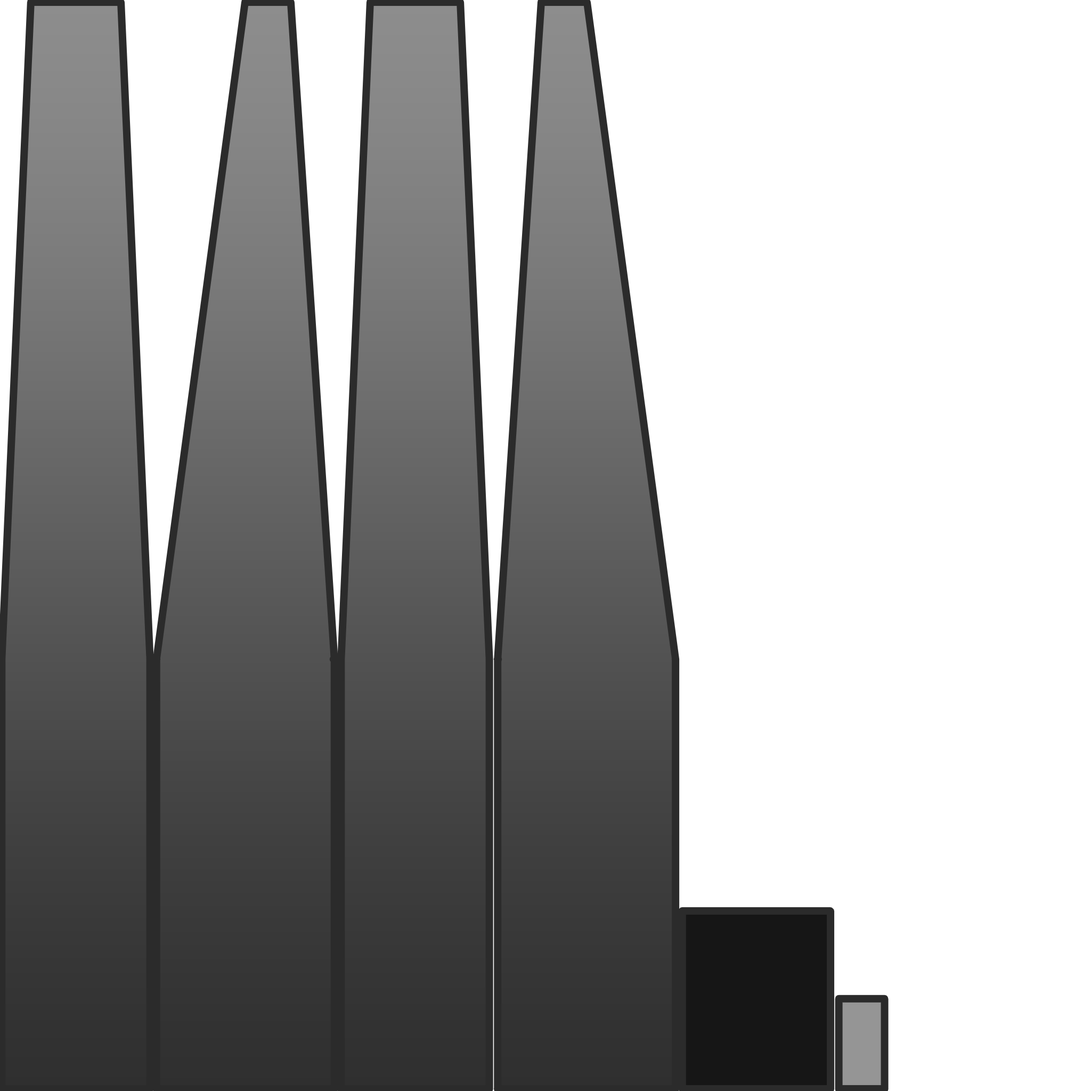
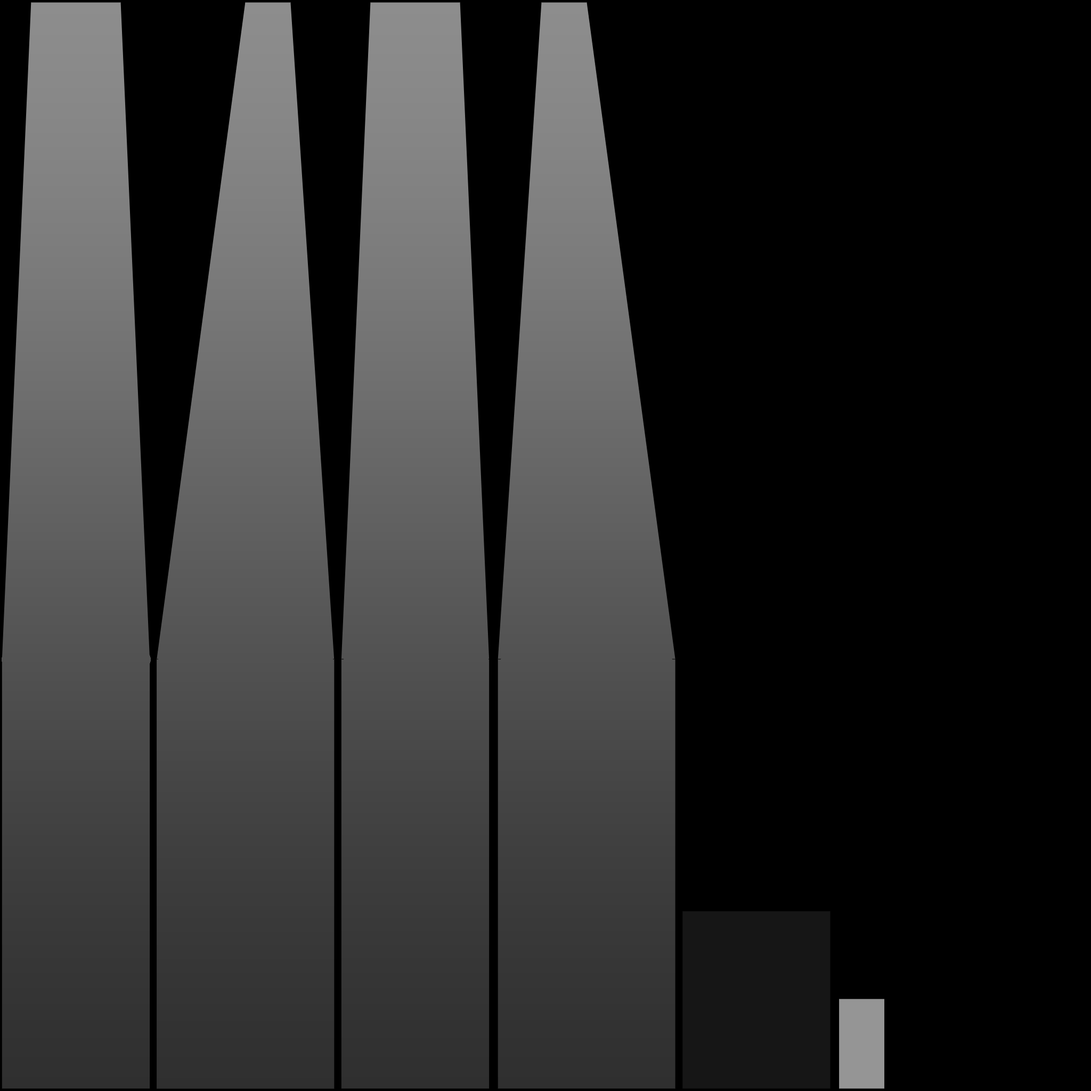
Layered file, before and after one edit (1091 x 1091). Changes by layer:
showed "Layer 1" over <box>0,0,1091,1091</box>
moved "UVMap" below "Layer 1" over <box>1,1,886,1090</box>
